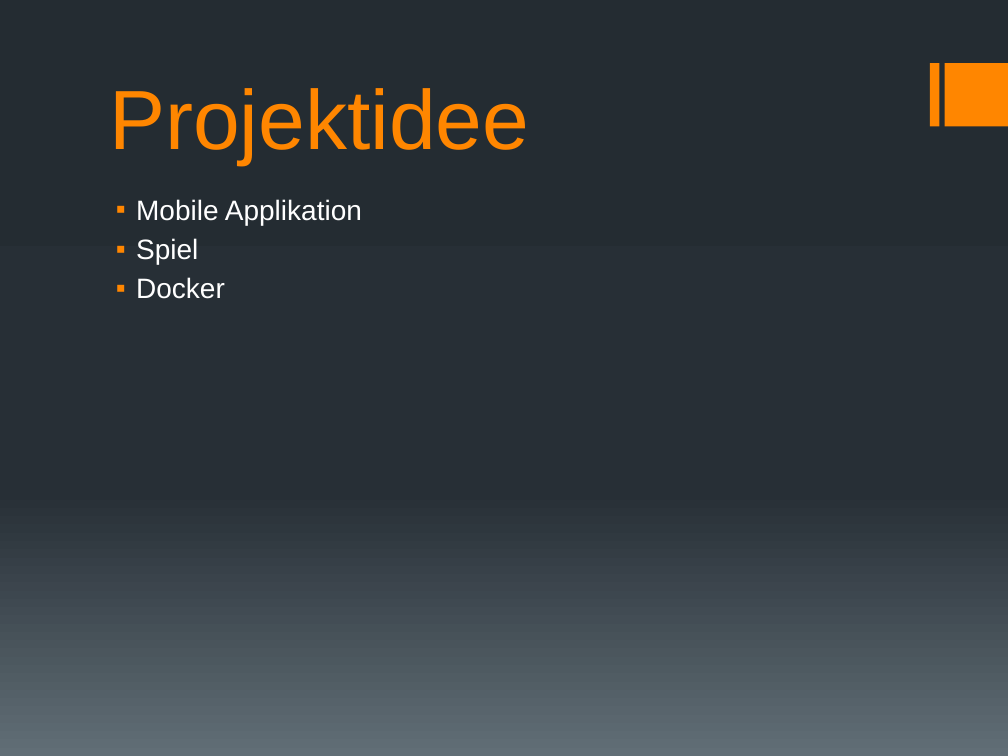
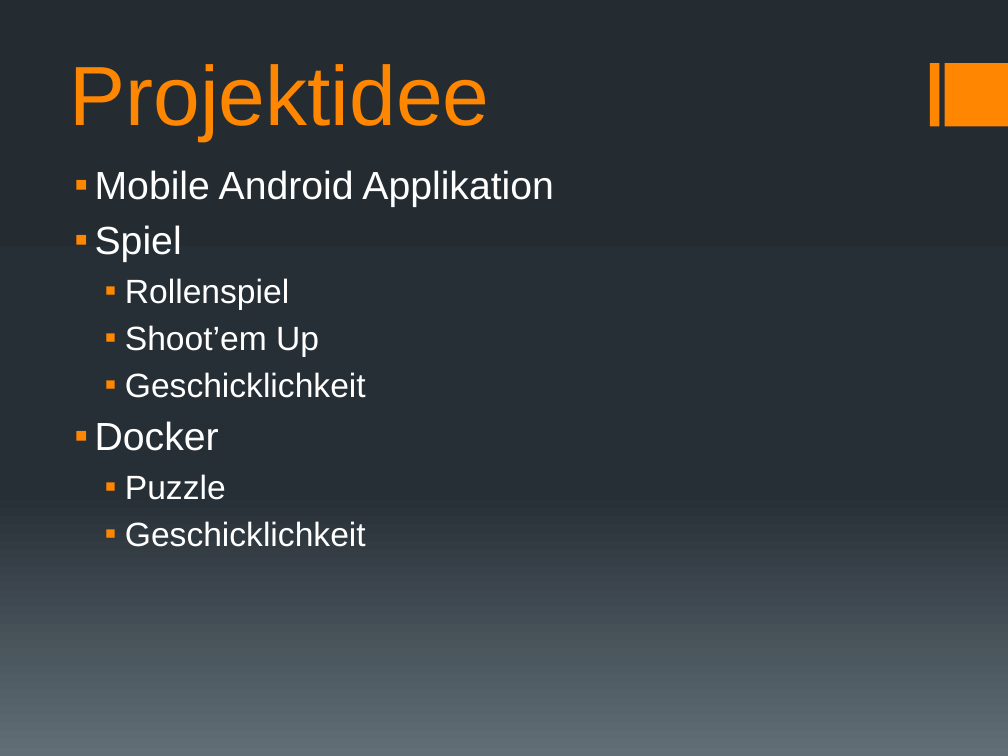
Before and after one commit to docker-apps/Docker, a slide deck: slide 2 of Documents/Projektskizze/Projektskizze_Präsentation_v1.pptx. Drawn at 1008x756 pixels with LibreOffice and Linux fonts; fonts in the diff are those of the drawing. Boxes give left, top, right and bottom in pixels: in the first picture for what was removed or moved away, otherwise in the second. Text is boxed around its words. In the diff, an @@ line names an element or a change of style, - is before the commit and + after.

```diff
--- a/Documents/Projektskizze/Projektskizze_Präsentation_v1.pptx
+++ b/Documents/Projektskizze/Projektskizze_Präsentation_v1.pptx
@@ title "Projektidee": place and size @@
-title "Projektidee" at bbox=[109, 88, 529, 165]
+title "Projektidee" at bbox=[69, 64, 489, 140]
@@ text "Mobile Android Applikation": place and size @@
-text "Mobile Android Applikation" at bbox=[136, 199, 362, 299]
+text "Mobile Android Applikation" at bbox=[95, 170, 554, 547]
@@ text at bbox=[95, 170, 554, 207]: text changed; size 20 to 28 pt @@
-▪ Mobile Applikation
+▪ Mobile Android Applikation
@@ text at bbox=[95, 225, 219, 451]: size 20 to 28 pt in "Spiel", "Docker"; more space between paragraphs @@
@@ text at bbox=[125, 278, 366, 398]: paragraphs added @@
+  ▪ Rollenspiel
+  ▪ Shoot’em Up
+  ▪ Geschicklichkeit
@@ text at bbox=[125, 474, 366, 547]: paragraphs added @@
+  ▪ Puzzle
+  ▪ Geschicklichkeit
```
Also in this commit, not shown: 4 other slides changed, 6 slides added, 3 slides removed, 1 other file.
